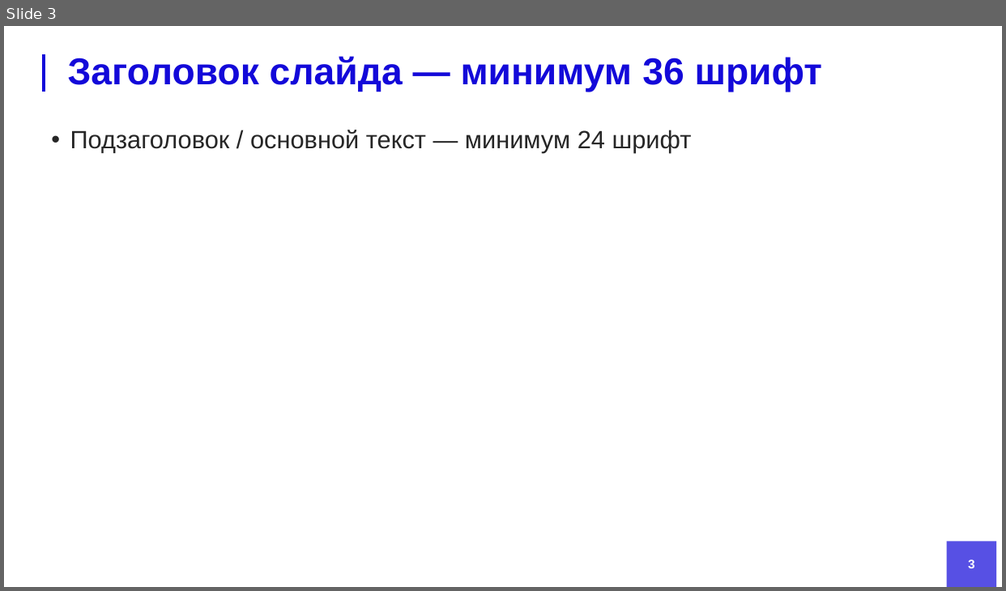
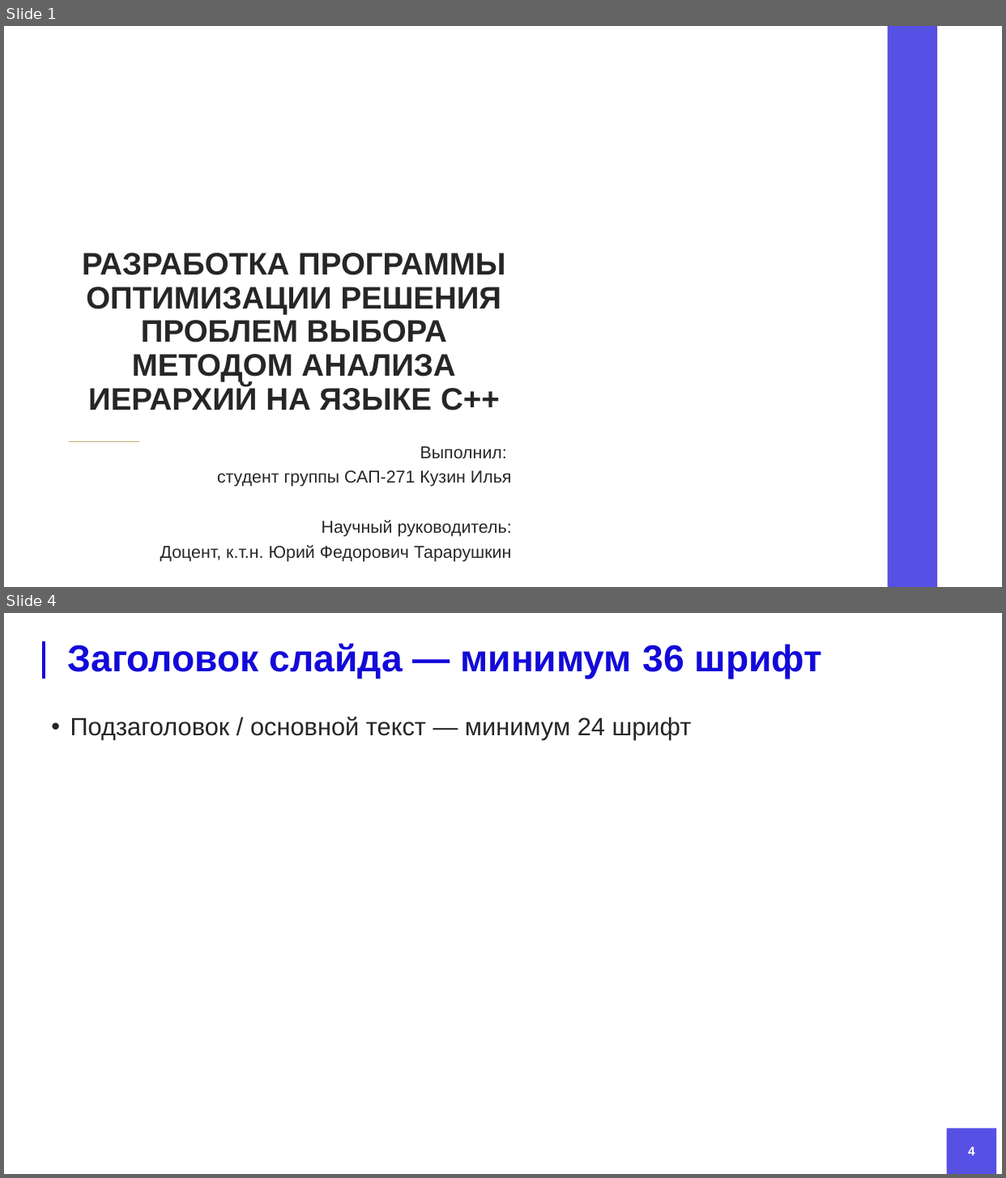
Before and after one commit to DefautName/MagWork, a slide deck: doc/PrezMag.pptx. Shown one above the other, each under a label of ours: slide 3 before the commit, slides 1 and 4 after it; the slides between them are not shown. The pictures are 1006x591 and 1006x1178 pixels, drawn with LibreOffice and Linux fonts; fonts in the diff are those of the drawing; background and template pictures are left out. Boxes give left, top, right and bottom in pixels: in the first picture for what was removed or moved away, otherwise in the second. Text is boxed around its words. In the diff, an @@ line names an element or a change of style, - is before the commit and + after.

```diff
--- a/doc/PrezMag.pptx
+++ b/doc/PrezMag.pptx
@@ slide 1 added at <box>4,26,1002,587</box>, background #FFFFFF @@
@@ rectangle added at <box>888,26,938,587</box>, fill #1309D9 at 71% opacity @@
@@ title added at <box>82,253,505,411</box>, 30 pt, text #262626, bold @@
+РАЗРАБОТКА ПРОГРАММЫ ОПТИМИЗАЦИИ РЕШЕНИЯ ПРОБЛЕМ ВЫБОРА МЕТОДОМ АНАЛИЗА ИЕРАРХИЙ НА ЯЗЫКЕ C++
@@ line added from (68, 442) to (138, 442), #CCA972 0.5 pt @@
@@ subtitle added at <box>160,446,512,562</box>, 16.6 pt, text #262626 @@
+Выполнил:
+студент группы САП-271 Кузин Илья
+Научный руководитель:
+Доцент, к.т.н. Юрий Федорович Тарарушкин
@@ what was slide 3 is now slide 4 @@
@@ page number at <box>968,1147,975,1156</box>: text changed @@
-3
+4
```
Also in this commit, not shown: 4 slides changed, 4 other slides added, 3 slides removed, 2 other files.
